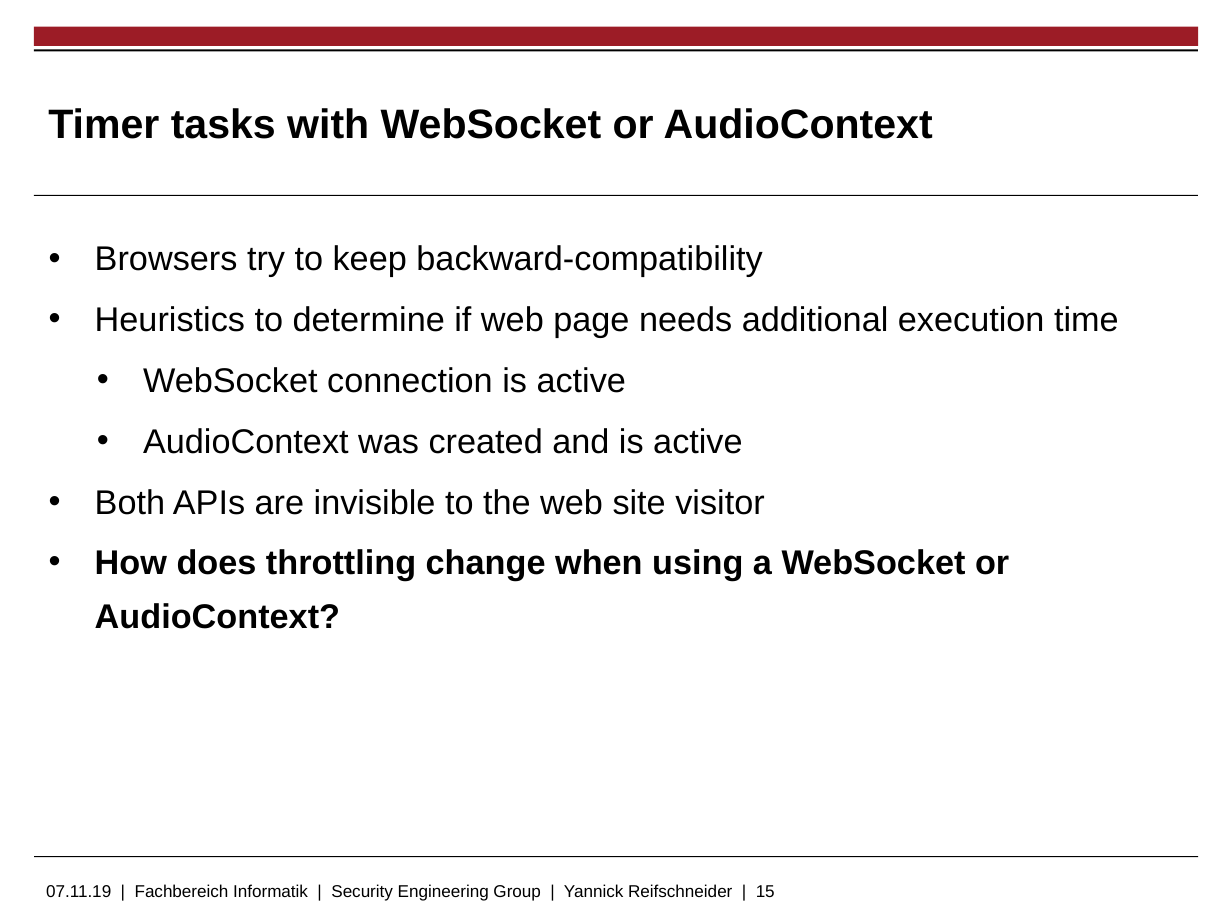
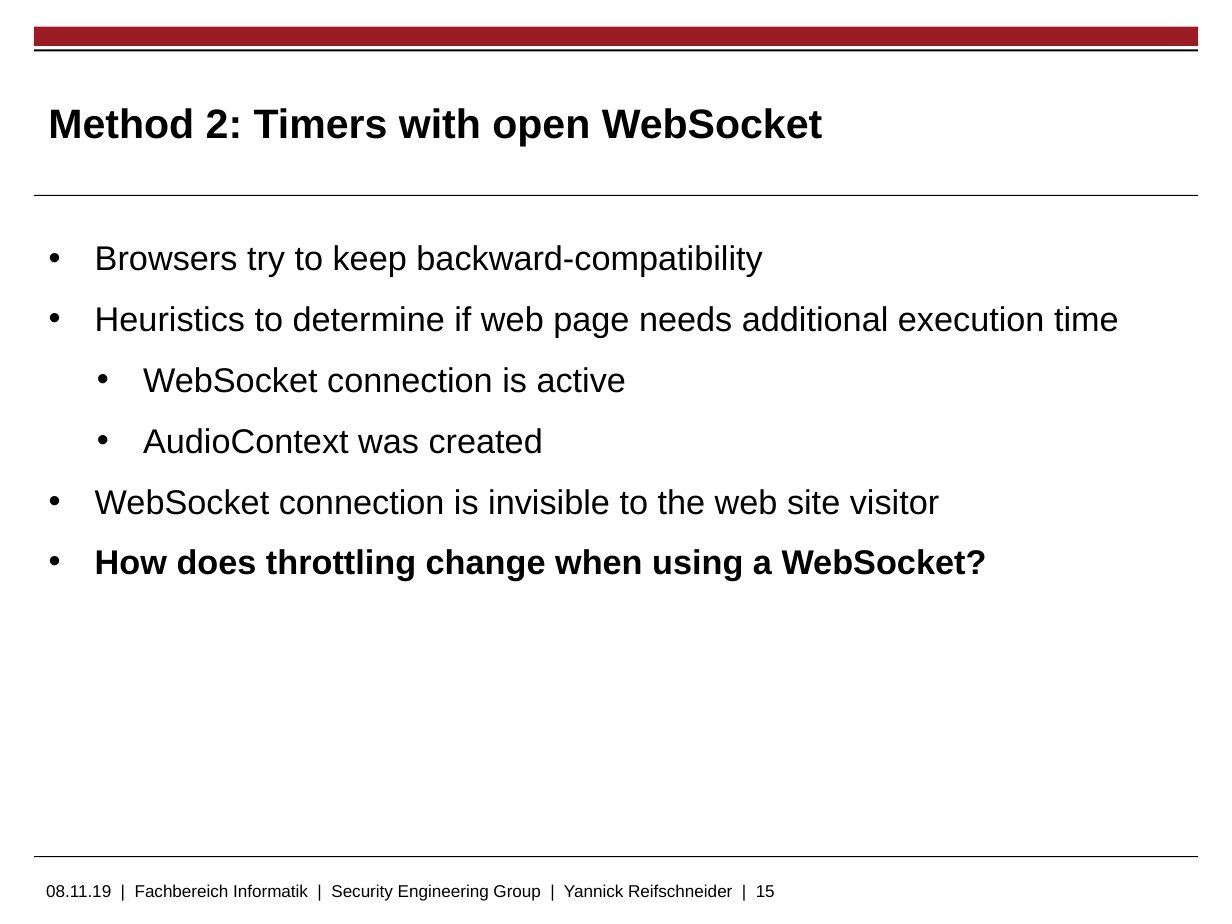
Before and after one commit to skidr0w/background-execution, a slide deck: slide 15 of thesis/slides.pptx. Drawn at 1232x924 pixels with LibreOffice and Linux fonts; fonts in the diff are those of the drawing; background and template pictures are left out. Boxes give left, top, right and bottom in pixels: in the first picture for what was removed or moved away, otherwise in the second. Text is boxed around its words. In the diff, an @@ line names an element or a change of style, - is before the commit and + after.

```diff
--- a/thesis/slides.pptx
+++ b/thesis/slides.pptx
@@ title at (x1=48, y1=108, x2=823, y2=147): text changed @@
-Timer tasks with WebSocket or AudioContext
+Method 2: Timers with open WebSocket
@@ text at (x1=95, y1=428, x2=987, y2=581): text changed @@
-    • AudioContext was created and is active
-  • Both APIs are invisible to the web site visitor
-  • How does throttling change when using a WebSocket or AudioContext?
+    • AudioContext was created
+  • WebSocket connection is invisible to the web site visitor
+  • How does throttling change when using a WebSocket?
@@ text at (x1=46, y1=884, x2=775, y2=901): text changed @@
-07.11.19 | Fachbereich Informatik | Security Engineering Group | Yannick Reifschneider | 15
+08.11.19 | Fachbereich Informatik | Security Engineering Group | Yannick Reifschneider | 15
```
Also in this commit, not shown: 17 other slides changed, 2 slides added, 3 slides removed.
